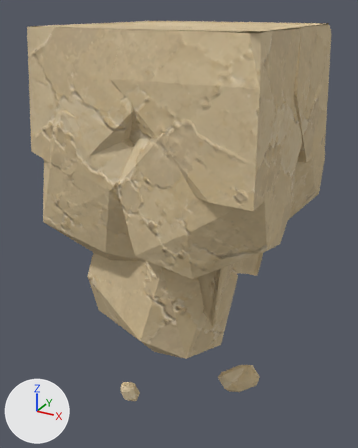
One commit to the glTF model assets/custom/models/ground_modules/ground_bottom_square_island_02.glb: the scene before it, then after it.
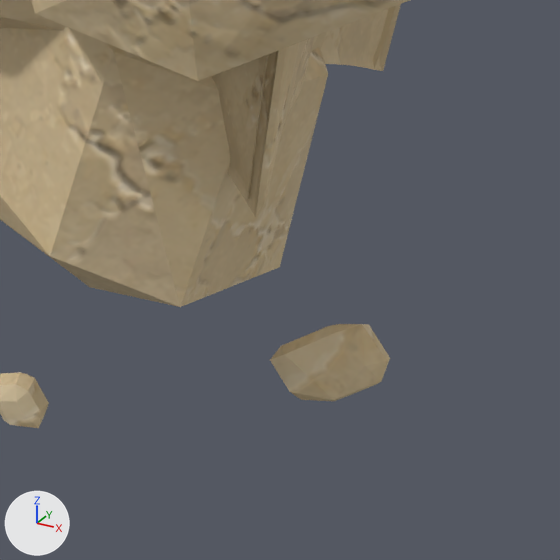
Each version is shown whole from a 50 mm camera at (1.603, -1.621, 1.076) aimed at (0.449, 0.478, 0.026), then close up on the part from 34% to 89% of the width and 56% to 100% of the height. The axes (+X, +Y, +Z) are drawn at lower left. The lights are the same throughout. The first two pictures are the older version. Vertices at exactly the same position are counted once.

Names of what the first close-up shows: 'GroundBottomSquareIsland02_Body'.
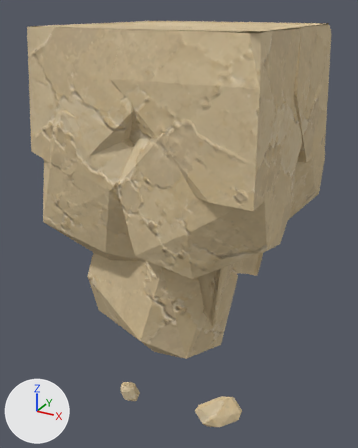
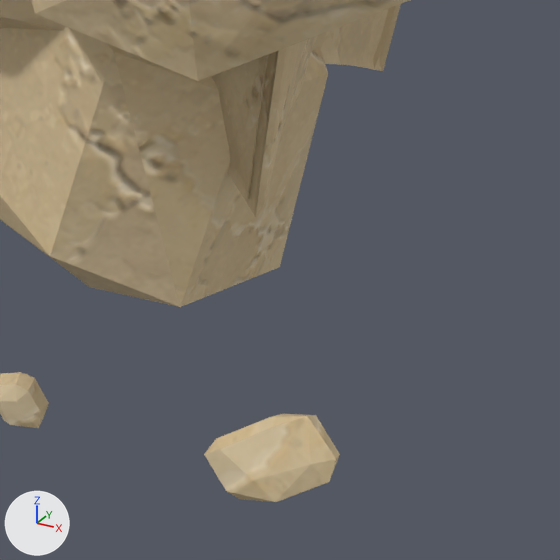
What the commit changed:
me_groundbottomsquareisland02_bodyshouldermesh is used by ob_groundbottomsquareisland02_body; location (0.0, 0.0, 0.0).
me_groundbottomsquareisland02_bodyshouldermesh had 1437 vertices, 2546 faces and spanned x -0.04..1.04, y -0.04..1.04, z -0.97..1.0.
me_groundbottomsquareisland02_bodyshouldermesh now has 1437 vertices, 2546 faces and spans x -0.04..1.04, y -0.04..1.04, z -0.89..1.0.
me_groundbottomsquareisland02_bodyshouldermesh part 1: the loose piece of 24 vertices spanning x 0.7..0.93, y 0.47..0.59, z -0.97..-0.79 is moved by (0.04, -0.37, 0.08).

Changed parts and their boxes (x1, y1, x2, y2) in the close-ups (560 x 560 px; the box of a moved part takes in the faces that stretch with it):
'GroundBottomSquareIsland02_Body', reshaped
    before: (0, 0, 410, 428)
    after: (0, 0, 410, 502)
part 1 of me_groundbottomsquareisland02_bodyshouldermesh, moved or reshaped
    before: (270, 324, 390, 401)
    after: (204, 414, 340, 502)
